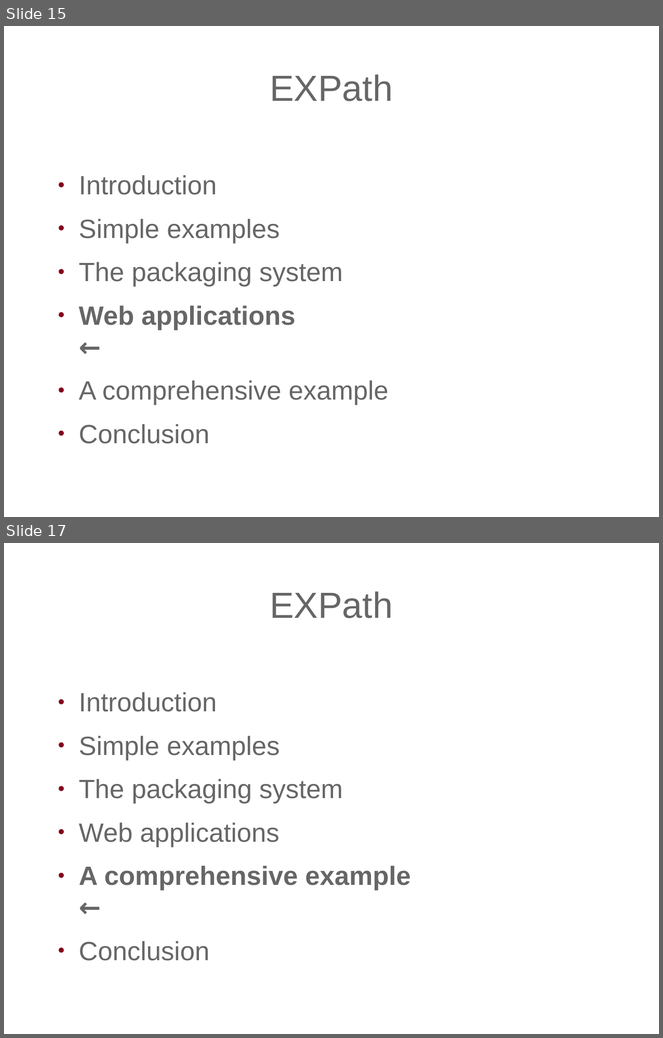
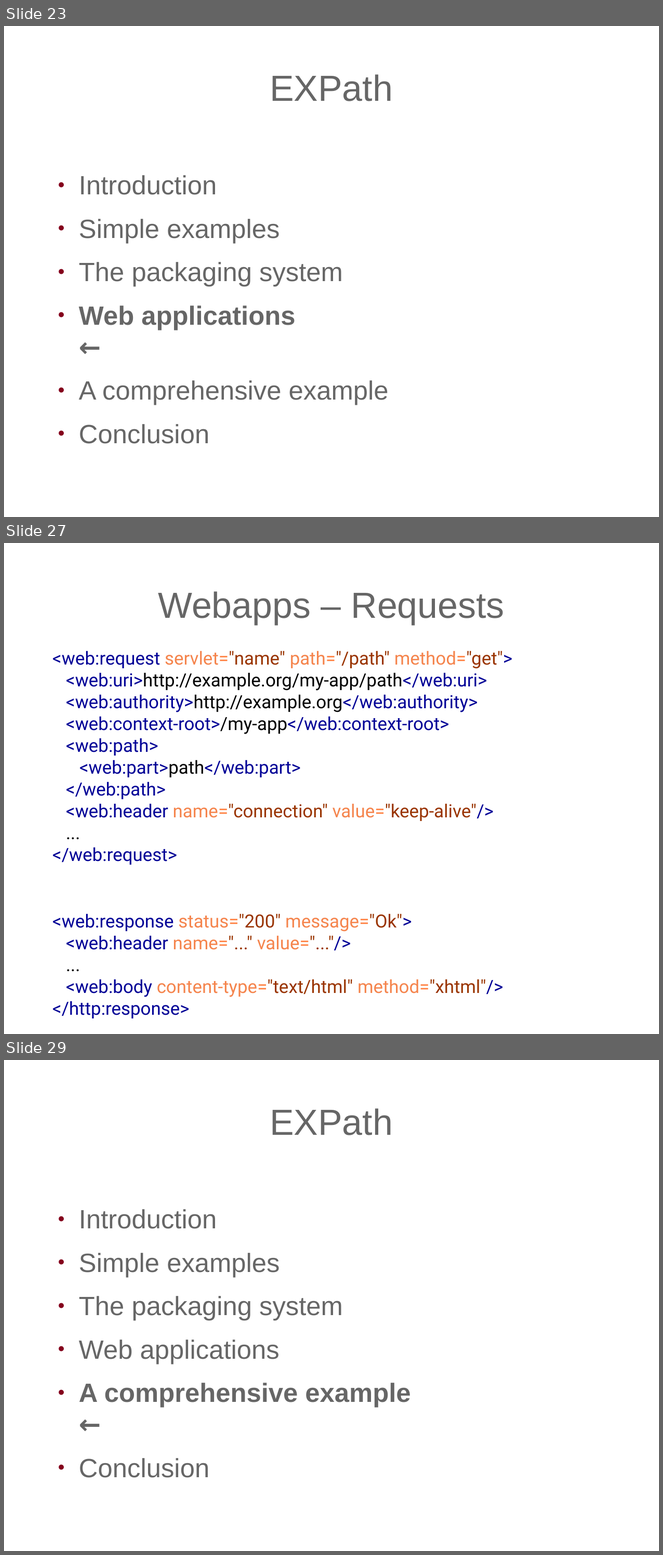
Before and after one commit to expath/expath-www, a slide deck: misc/2010-prague/presentation/fgeorges-expath.odp. Shown one above the other, each under a label of ours: slides 15 and 17 before the commit, slides 23, 27 and 29 after it; the slides between them are not shown. The pictures are 663x1038 and 663x1555 pixels, drawn with LibreOffice and Linux fonts; fonts in the diff are those of the drawing; background and template pictures are left out. Boxes give left, top, right and bottom in pixels: in the first picture for what was removed or moved away, otherwise in the second. Text is boxed around its words. In the diff, an @@ line names an element or a change of style, - is before the commit and + after.

```diff
--- a/misc/2010-prague/presentation/fgeorges-expath.odp
+++ b/misc/2010-prague/presentation/fgeorges-expath.odp
@@ slide 27 added at (4, 543, 659, 1034), background picture (left out) @@
@@ title added at (158, 591, 505, 625), 44 pt, text #666666 @@
+Webapps – Requests
@@ text added at (52, 651, 513, 1019), 22 pt, text #000096 @@
+<web:request servlet="name" path="/path" method="get">
+<web:uri>http://example.org/my-app/path</web:uri>
+<web:authority>http://example.org</web:authority>
+<web:context-root>/my-app</web:context-root>
+<web:path>
+<web:part>path</web:part>
+</web:path>
+<web:header name="connection" value="keep-alive"/>
+...
+</web:request>
+<web:response status="200" message="Ok">
+<web:header name="..." value="..."/>
+...
+<web:body content-type="text/html" method="xhtml"/>
+</http:response>
@@ what was slide 15 is now slide 23 @@
@@ what was slide 17 is now slide 29 @@
```
Also in this commit, not shown: 2 slides changed, 14 other slides added, 39 slides removed.
